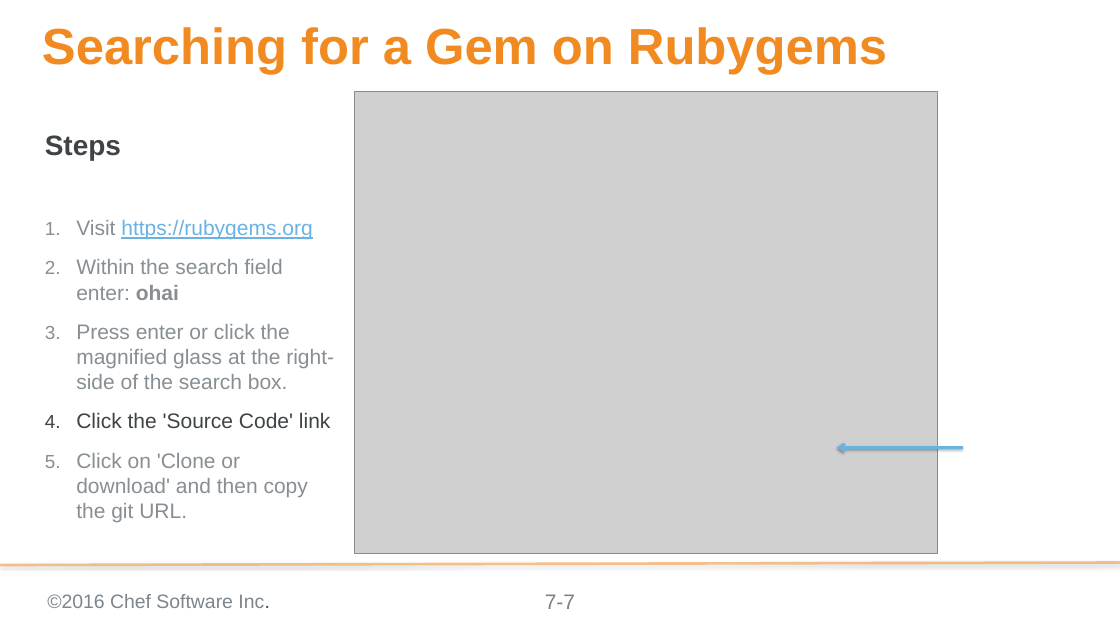
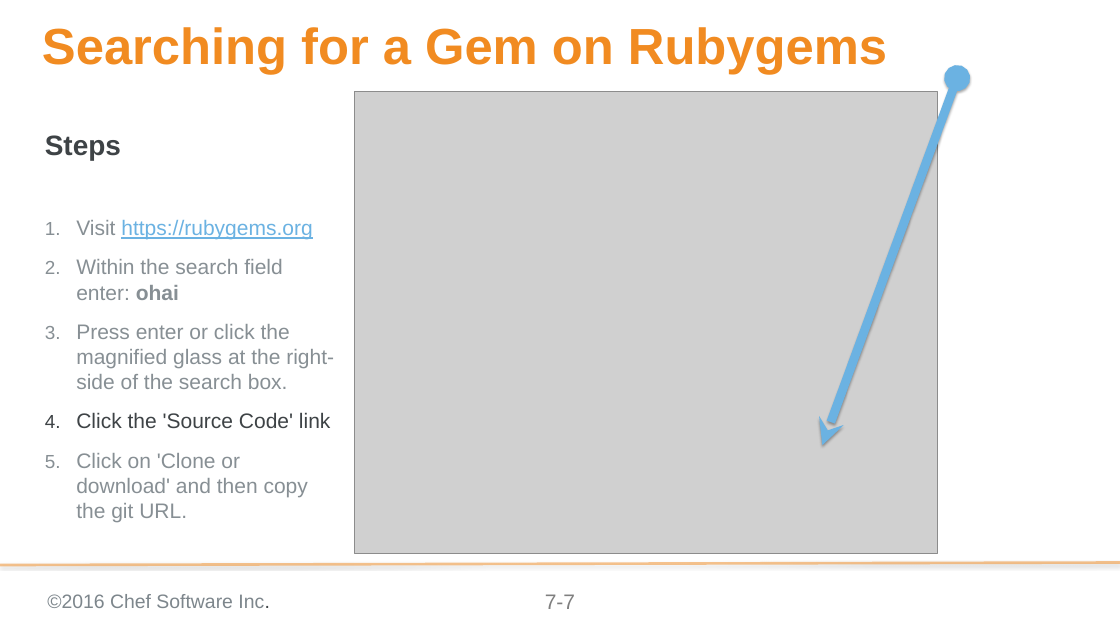
Before and after one commit to chef-training/extending_cookbooks, a slide deck: slide 7 of 07-ohai_plugins.pptx. Drawn at 1120x630 pixels with LibreOffice and Linux fonts; fonts in the diff are those of the drawing; grey boxes stand for pictures; background and template pictures are left out. Boxes give left, top, right and bottom in pixels: in the first picture for what was removed or moved away, otherwise in the second. Text is boxed around its words. In the diff, an @@ line names an element or a change of style, - is before the commit and + after.

Commit message:
Updes to visual style
Previous version of powerpoint doesn't provide as much configuration.
Updated lines and callouts

```diff
--- a/07-ohai_plugins.pptx
+++ b/07-ohai_plugins.pptx
@@ arrow moved from (963, 447) - (837, 447) to (957, 78) - (822, 445) @@
@@ arrow (957, 78) - (822, 445): arrow to double arrow; stroke #6BB2E2 3 pt to #6BB2E2 10 pt @@
```
Also in this commit, not shown: 4 other slides changed.
